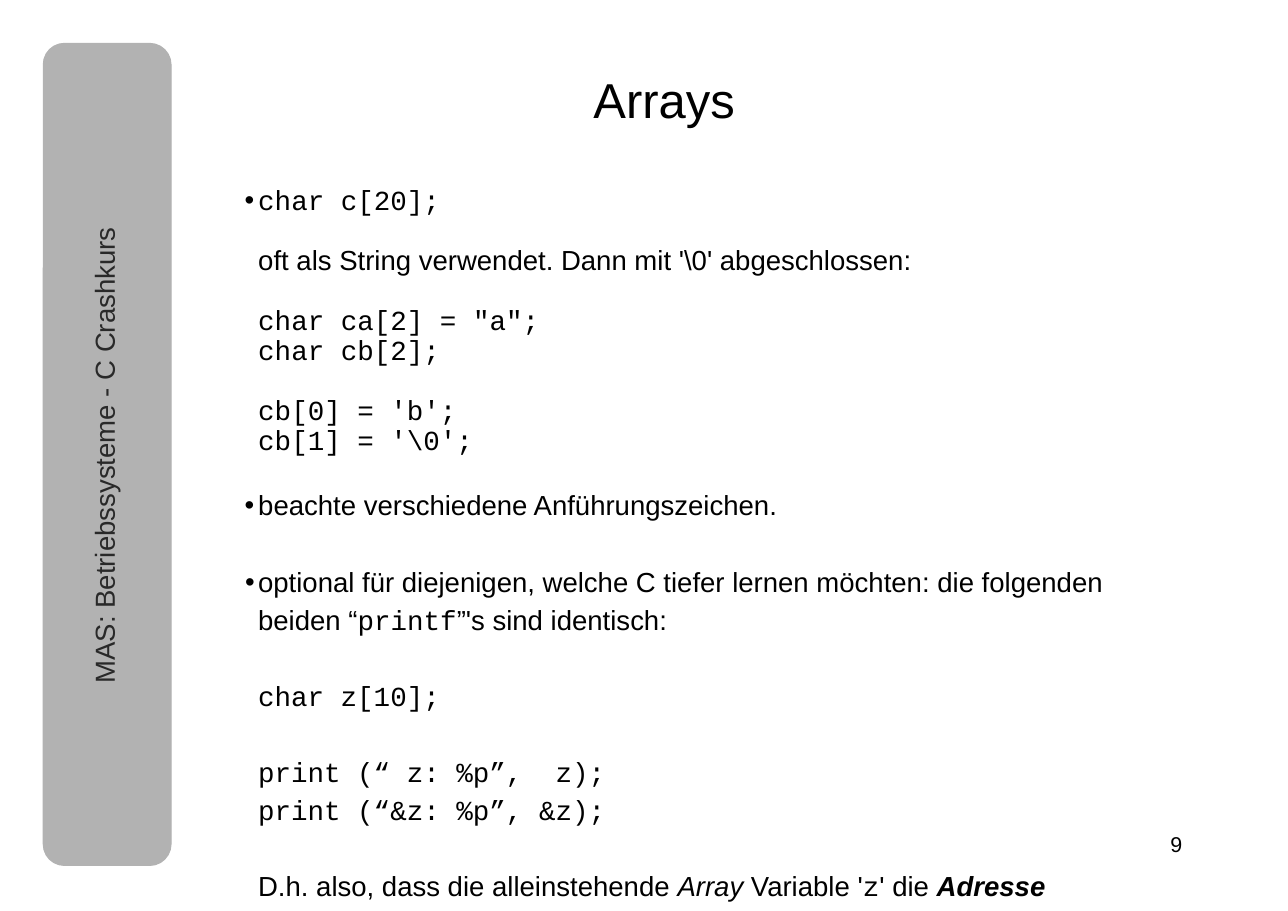
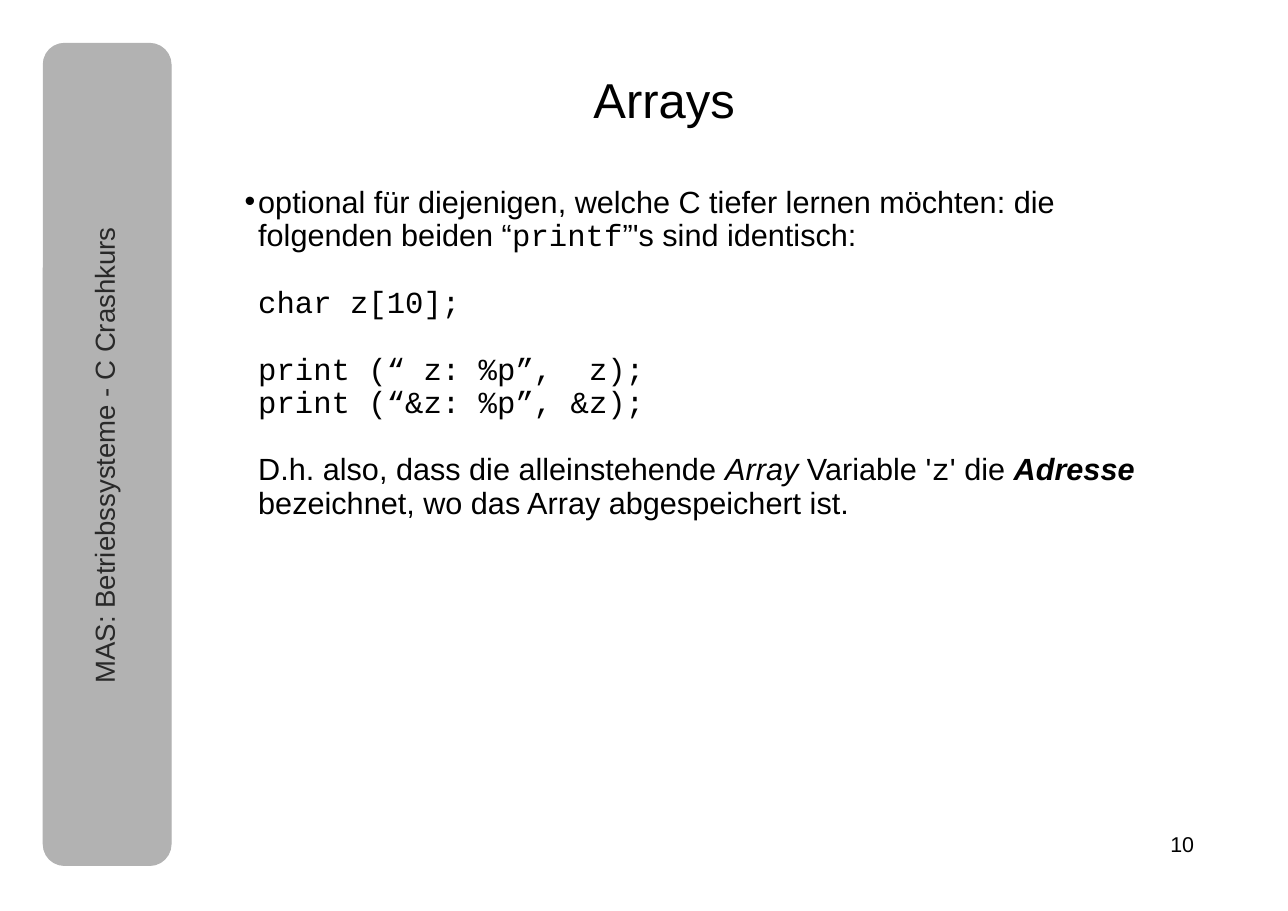
Before and after one commit to tpo/betriebssysteme, a slide deck: slide 10 of 05-1_C.odp (slide 9 before the commit). Drawn at 1288x911 pixels with LibreOffice and Linux fonts; fonts in the diff are those of the drawing. Boxes give left, top, right and bottom in pixels: in the first picture for what was removed or moved away, otherwise in the second. Text is boxed around its words. In the diff, an @@ line names an element or a change of style, - is before the commit and + after.

```diff
--- a/05-1_C.odp
+++ b/05-1_C.odp
@@ text "optional für diejenigen, welche C ..." at (258,190,1135,519): size 18 to 20 pt; line spacing 1.15 to 0.91 @@
@@ text at (258,190,911,520): paragraphs removed @@
-• char c[20];
-  oft als String verwendet. Dann mit '\0' abgeschlossen:
-  char ca[2] = "a";
-  char cb[2];
-  cb[0] = 'b';
-  cb[1] = '\0';
-• beachte verschiedene Anführungszeichen.
@@ page number at (1170,837,1194,852): text changed @@
-9
+10
```
Also in this commit, not shown: 18 other slides changed, 1 slide added, 1 other file.
